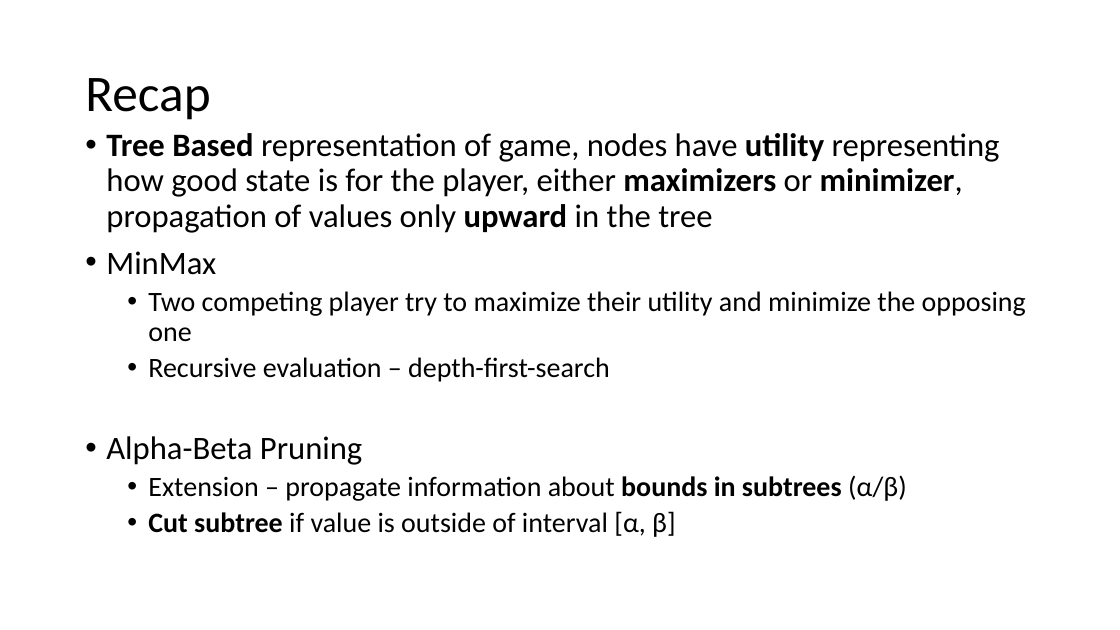
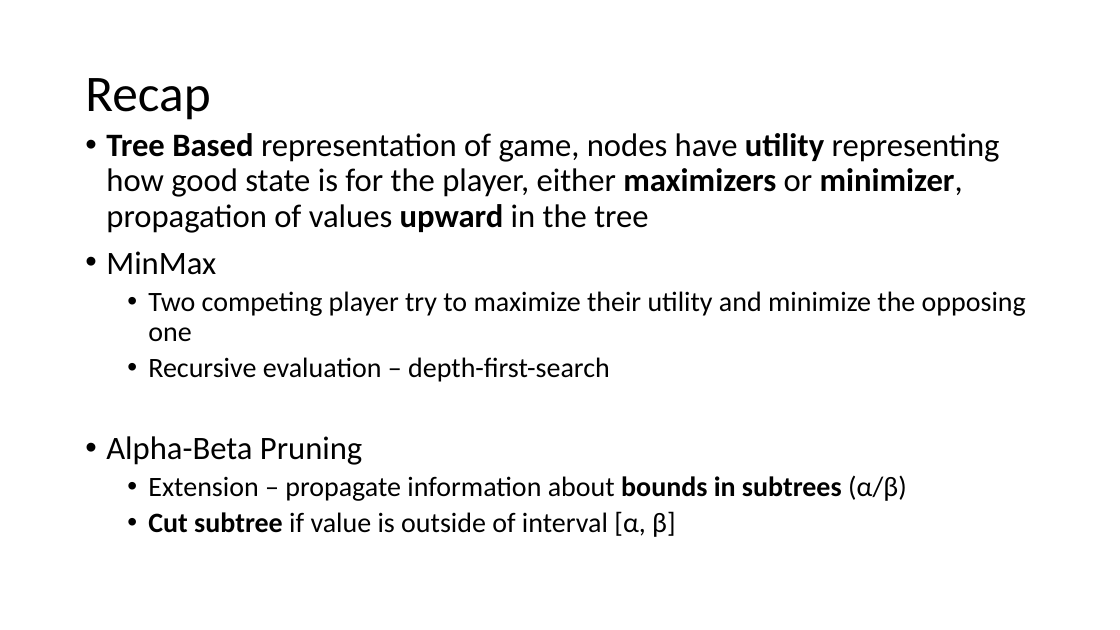
Before and after one commit to XaverB/connect-four, a slide deck: slide 2 of doc/ConnectFourPresentationDraft.pptx. Drawn at 1120x630 pixels with LibreOffice and Linux fonts; fonts in the diff are those of the drawing. Boxes give left, top, right and bottom in pixels: in the first picture for what was removed or moved away, otherwise in the second. Text is boxed around its words. In the diff, an @@ line names an element or a change of style, - is before the commit and + after.

```diff
--- a/doc/ConnectFourPresentationDraft.pptx
+++ b/doc/ConnectFourPresentationDraft.pptx
@@ text at (106, 133, 1000, 233): text changed @@
-• Tree Based representation of game, nodes have utility representing how good state is for the player, either maximizers or minimizer, propagation of values only upward in the tree
+• Tree Based representation of game, nodes have utility representing how good state is for the player, either maximizers or minimizer, propagation of values upward in the tree
```
Also in this commit, not shown: 1 other slide changed, 1 other file.
